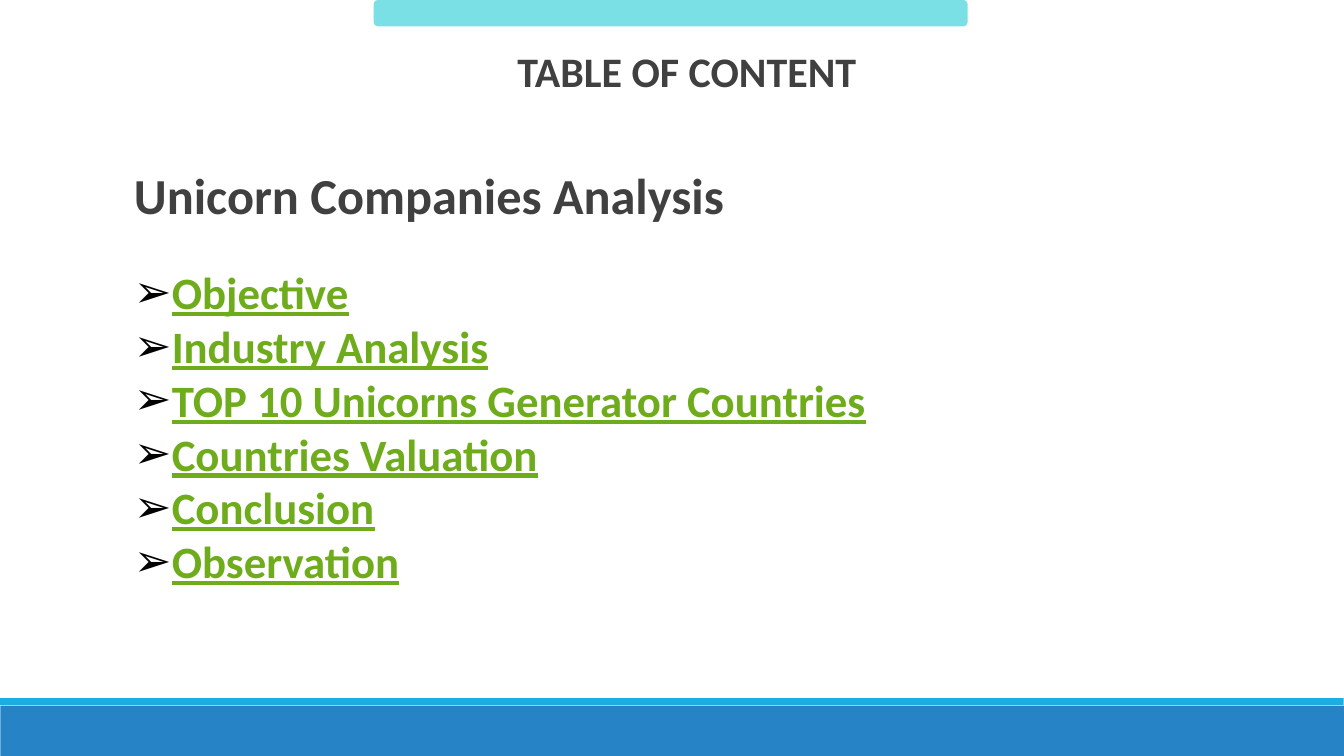
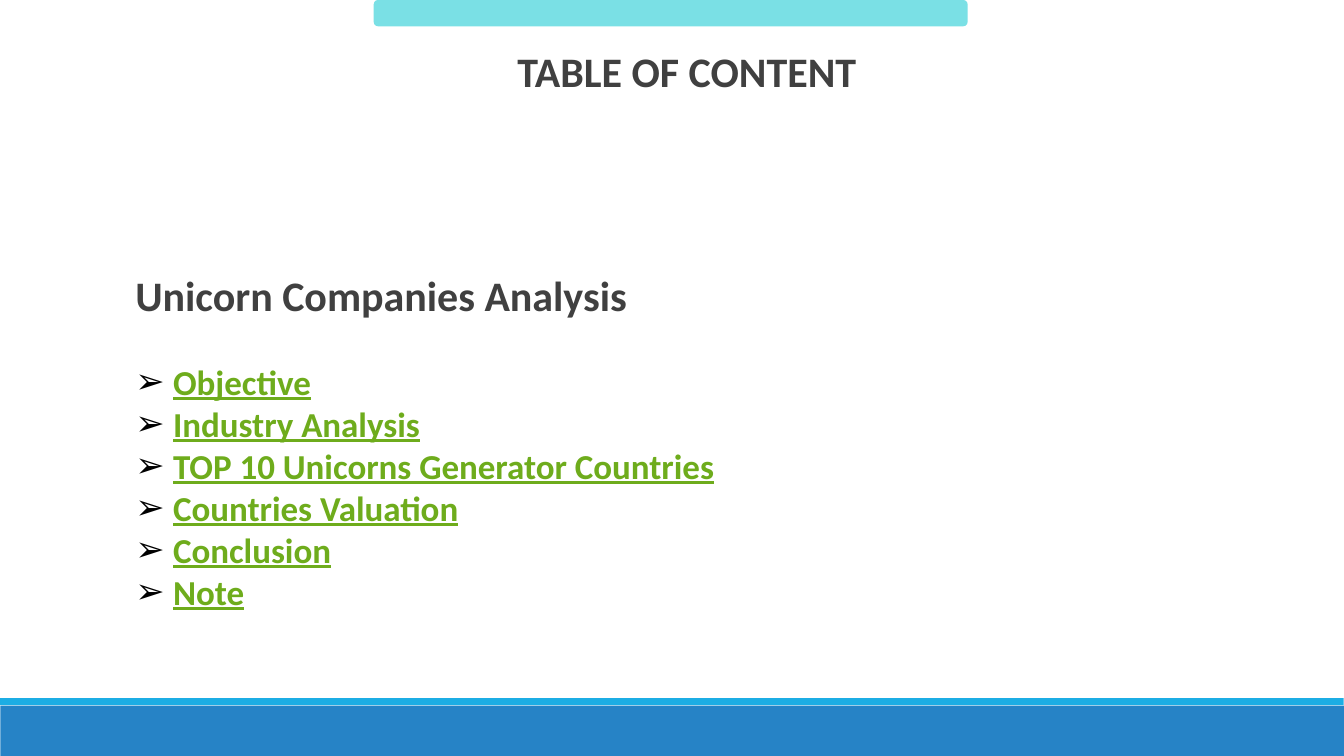
Before and after one commit to RiquelmoFerreira/DataAnalysisUnicorns, a slide deck: slide 11 of Apresentacao-Presentation.pptx. Drawn at 1344x756 pixels with LibreOffice and Linux fonts; fonts in the diff are those of the drawing. Boxes give left, top, right and bottom in pixels: in the first picture for what was removed or moved away, otherwise in the second. Text is boxed around its words. In the diff, an @@ line names an element or a change of style, - is before the commit and + after.

```diff
--- a/Apresentacao-Presentation.pptx
+++ b/Apresentacao-Presentation.pptx
@@ text "Unicorn Companies Analysis": place and size @@
-text "Unicorn Companies Analysis" at <box>134,178,865,585</box>
+text "Unicorn Companies Analysis" at <box>135,281,714,610</box>
@@ text at <box>135,281,714,568</box>: size 36 to 30 pt in "Unicorn Companies Analysis"; size 32 to 25 pt in "Objective", "Industry Analysis", "TOP 10 Unicorns Generator Countries", "Countries Valuation" and 1 more places @@
@@ text at <box>173,582,244,610</box>: text changed; size 32 to 25 pt @@
-➢ Observation
+➢ Note
```
Also in this commit, not shown: 1 other slide changed.
